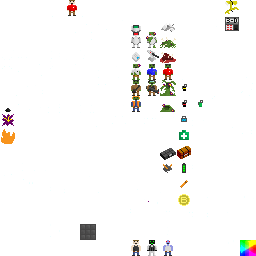
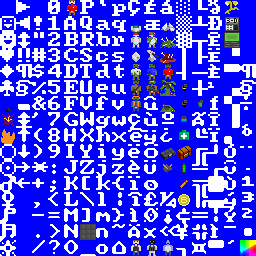
Two versions of the same layered image (w=256, h=256). Layer-by-layer changes:
added layer "console" above "Layer 0" over [224,32,240,48]
painted on "Layer 0" over [224,32,232,40]
showed "Layer 1" over [0,0,256,256]
